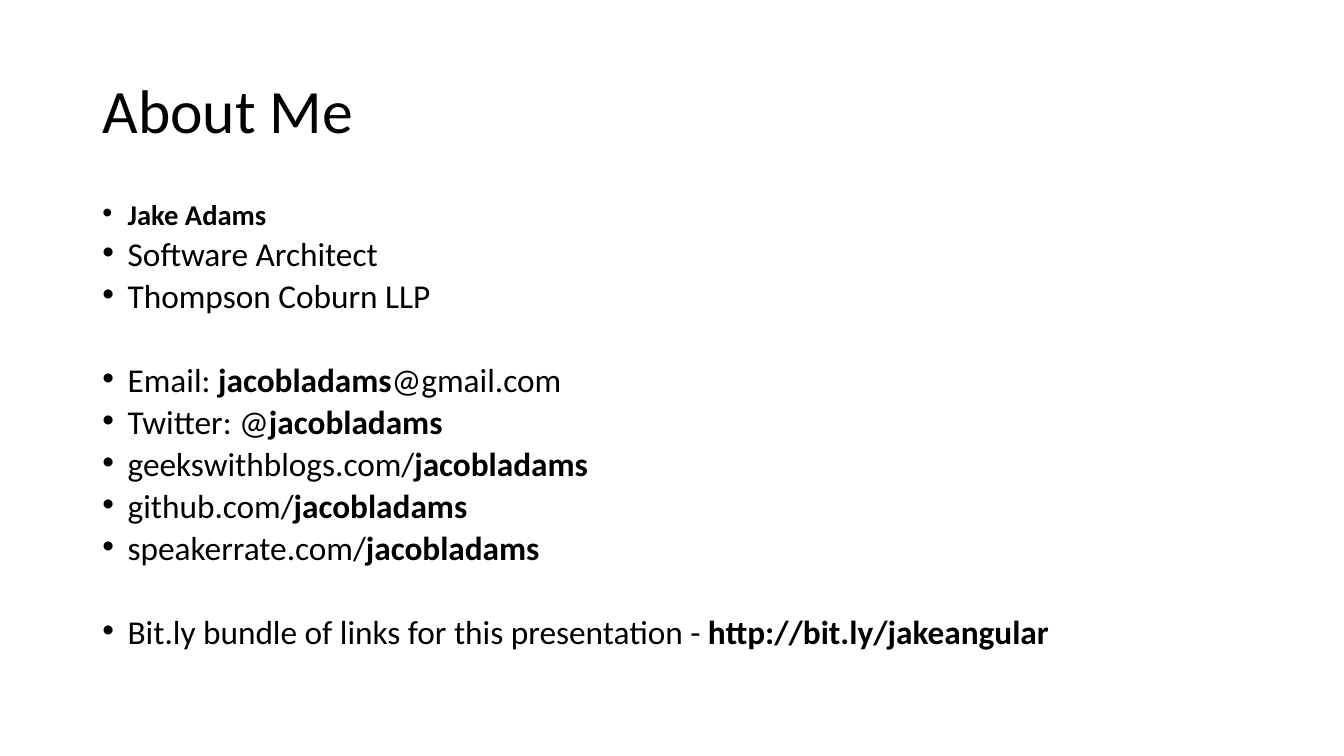
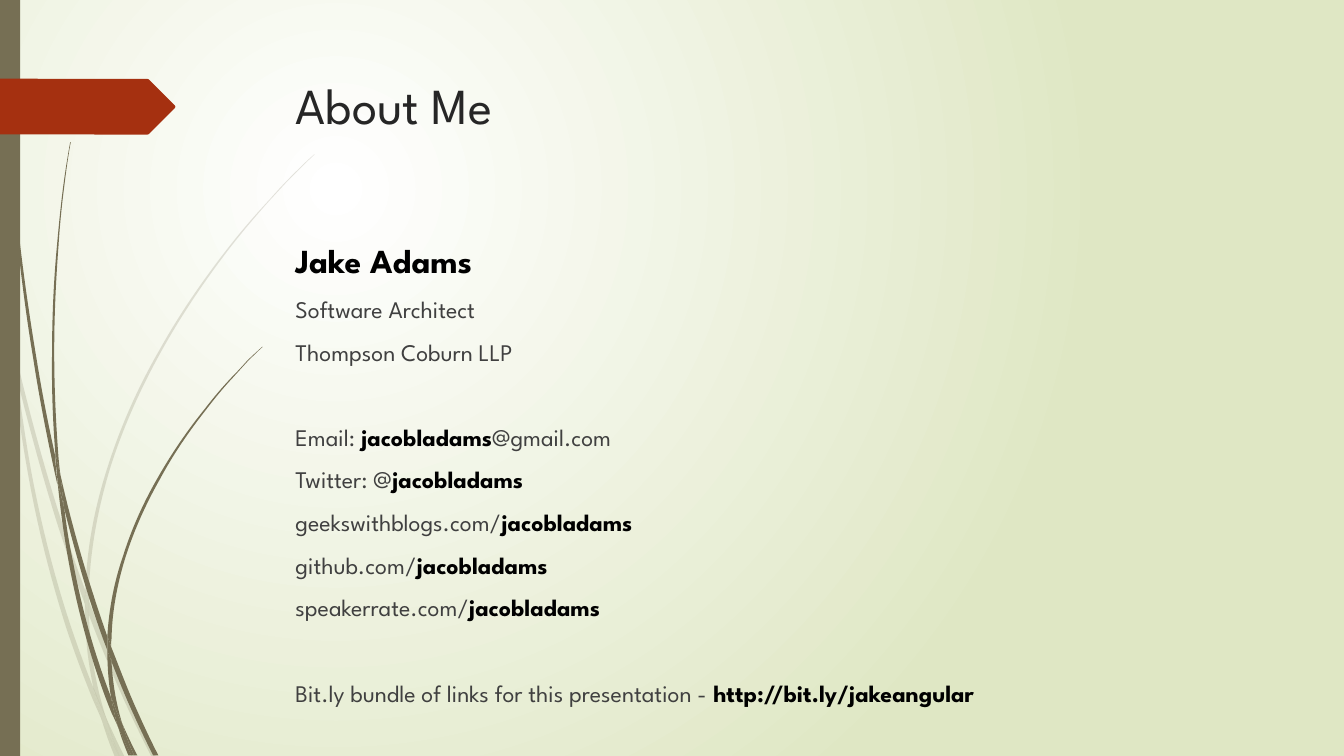
Before and after one commit to jacobladams/presentations, a slide deck: slide 3 of angular-js/Getting Started with AngularJS.pptx. Drawn at 1344x756 pixels with LibreOffice and Linux fonts; fonts in the diff are those of the drawing. Boxes give left, top, right and bottom in pixels: in the first picture for what was removed or moved away, otherwise in the second. Text is boxed around its words. In the diff, an @@ line names an element or a change of style, - is before the commit and + after.

Commit message:
Slide style and added slides

```diff
--- a/angular-js/Getting Started with AngularJS.pptx
+++ b/angular-js/Getting Started with AngularJS.pptx
@@ background #FFFFFF to gradient #FFFFFF to #DFE8C4 @@
@@ rectangle added at (0, 0, 20, 756), fill #766F54 @@
@@ freeform shape added at (0, 79, 175, 134), fill #A53010 @@
@@ title "About Me": place and size @@
-title "About Me" at (102, 90, 353, 134)
+title "About Me" at (296, 89, 493, 125)
@@ title "About Me" at (296, 89, 493, 125): size 44 to 36 pt, font Calibri to League Spartan, text colour #000000 to #262626; line spacing 0.9 to 1; vertical alignment middle to top @@
@@ text "Jake Adams": place and size @@
-text "Jake Adams" at (128, 205, 1049, 650)
+text "Jake Adams" at (295, 250, 974, 708)
@@ text "Jake Adams" at (295, 250, 974, 708): size 20.4 to 24 pt in "Jake Adams"; font Calibri to League Spartan, size 23.8 to 17.1 pt; text colour #000000 to #404040 in "Software Architect", "Thompson Coburn LLP", "Email: jacobladams@gmail.com", "Twitter: @jacobladams" and 4 more places; bullet • to none; line spacing 0.7 to 1 @@
@@ group added at (0, 154, 315, 756): 10 freeform shapes @@
@@ group added at (3, 0, 262, 756): 12 freeform shapes @@
```
Also in this commit, not shown: 5 other slides changed, 2 slides added, 1 slide removed.
